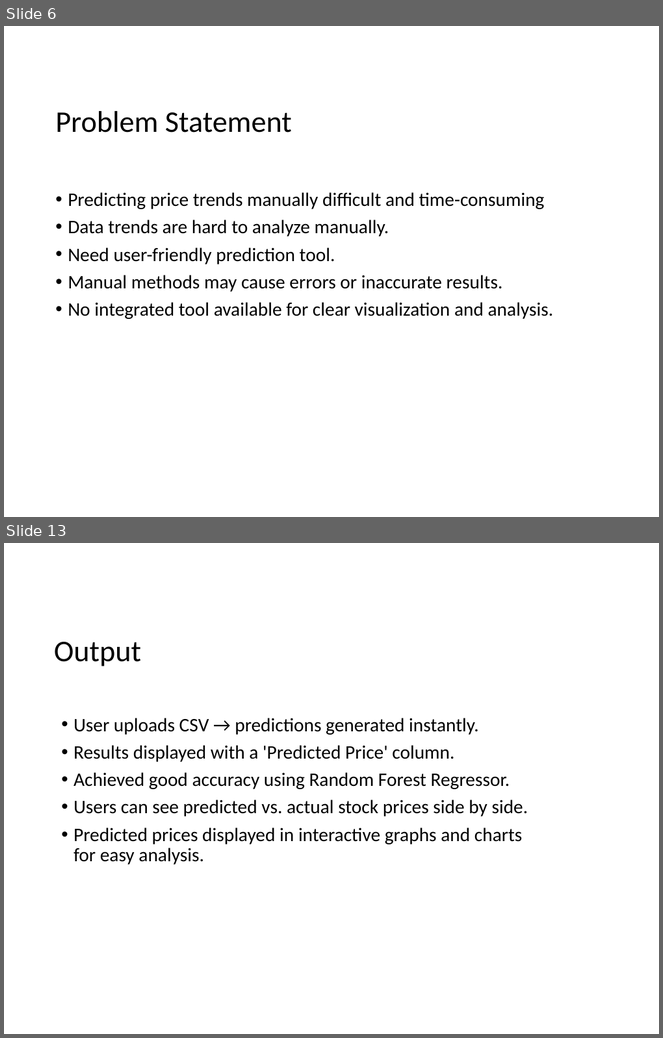
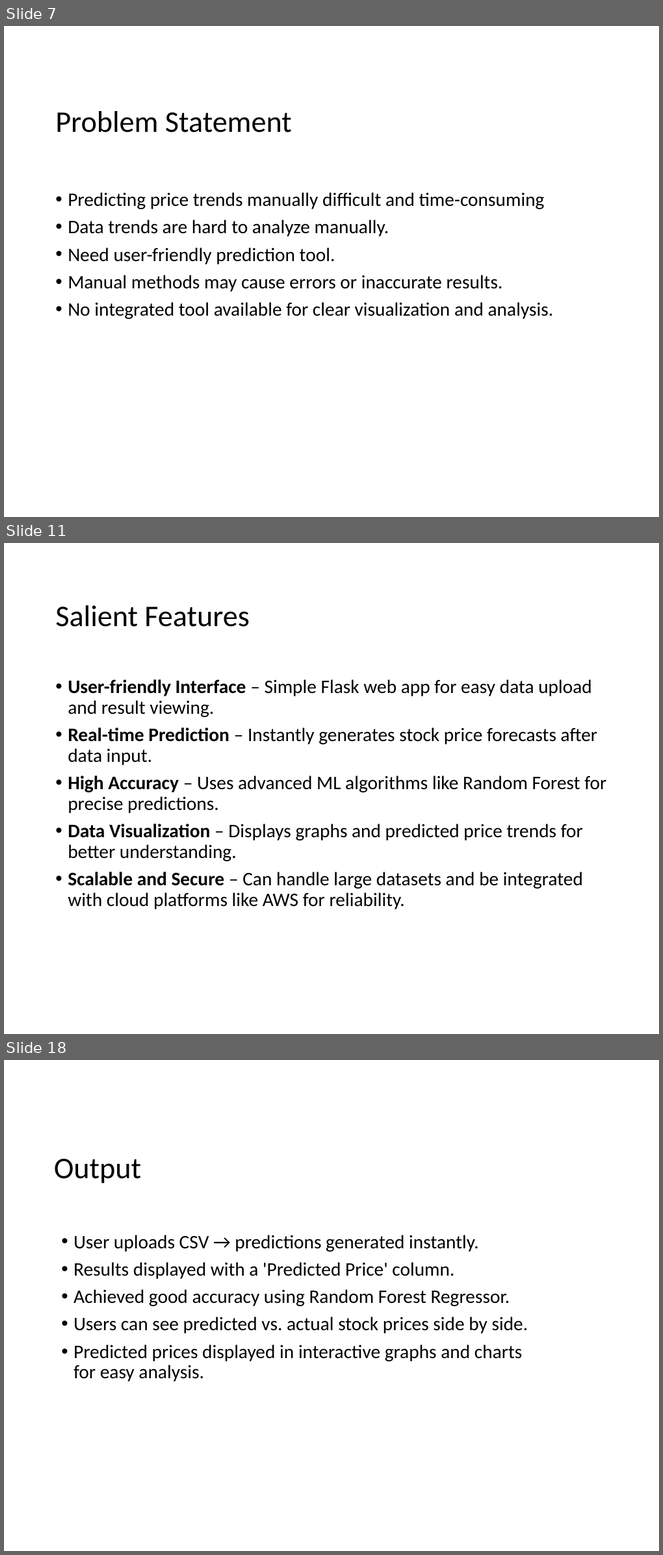
Before and after one commit to swetha-01-max/Estimating-stock-prediction-, a slide deck: Stock_Prediction_Flask_Project_Presentation1.pptx. Shown one above the other, each under a label of ours: slides 6 and 13 before the commit, slides 7, 11 and 18 after it; the slides between them are not shown. The pictures are 663x1038 and 663x1555 pixels, drawn with LibreOffice and Linux fonts; fonts in the diff are those of the drawing; background and template pictures are left out. Boxes give left, top, right and bottom in pixels: in the first picture for what was removed or moved away, otherwise in the second. Text is boxed around its words. In the diff, an @@ line names an element or a change of style, - is before the commit and + after.

```diff
--- a/Stock_Prediction_Flask_Project_Presentation1.pptx
+++ b/Stock_Prediction_Flask_Project_Presentation1.pptx
@@ slide 11 added at bbox=[4, 543, 659, 1034], background picture (left out) @@
@@ title added at bbox=[55, 605, 249, 627], 33 pt, text #000000 @@
+Salient Features
@@ text added at bbox=[68, 679, 607, 910], 21 pt, text #000000 @@
+• User-friendly Interface – Simple Flask web app for easy data upload and result viewing.
+• Real-time Prediction – Instantly generates stock price forecasts after data input.
+• High Accuracy – Uses advanced ML algorithms like Random Forest for precise predictions.
+• Data Visualization – Displays graphs and predicted price trends for better understanding.
+• Scalable and Secure – Can handle large datasets and be integrated with cloud platforms like AWS for reliability.
@@ what was slide 6 is now slide 7 @@
@@ what was slide 13 is now slide 18 @@
```
Also in this commit, not shown: 9 slides changed, 5 other slides added, 1 slide removed.
